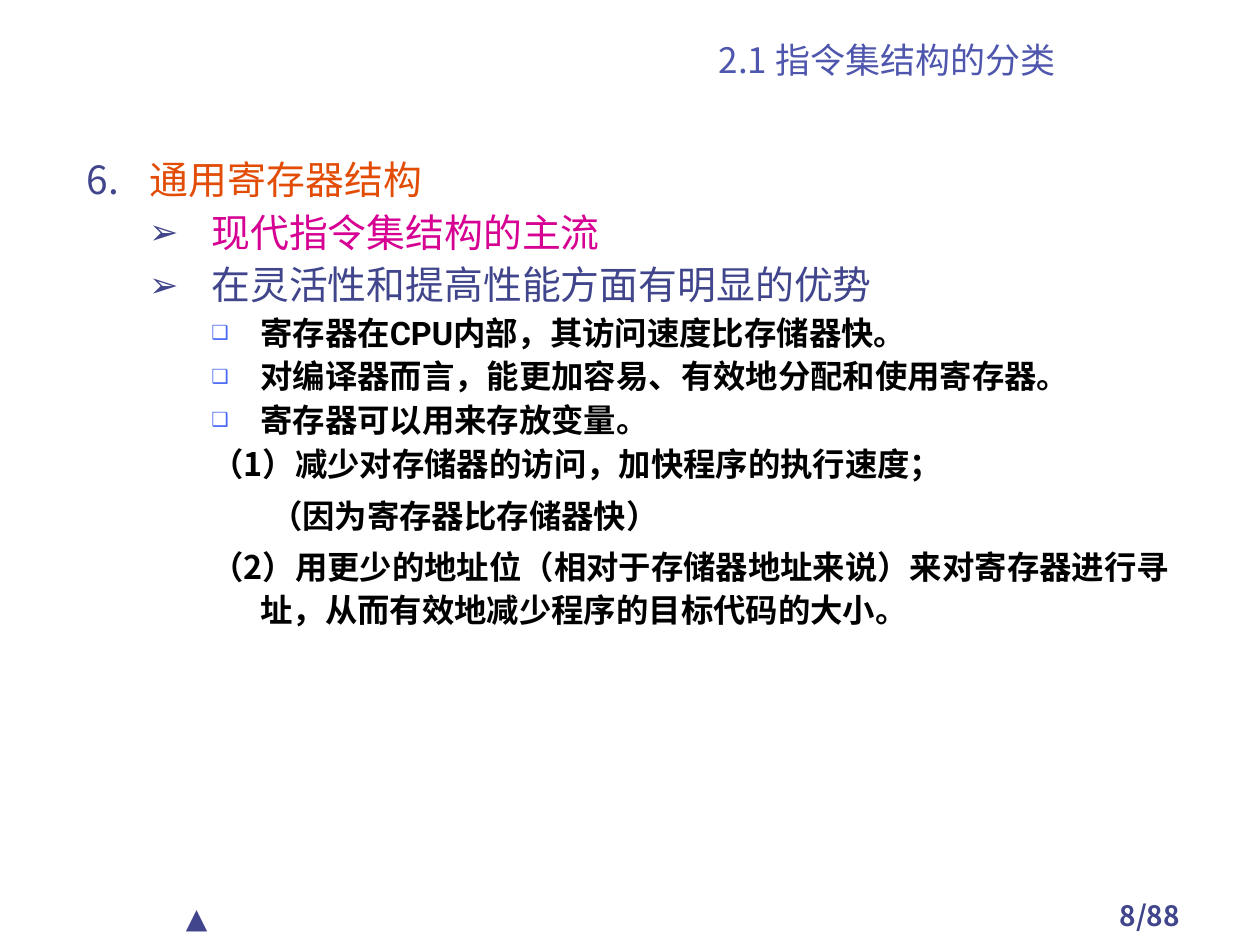
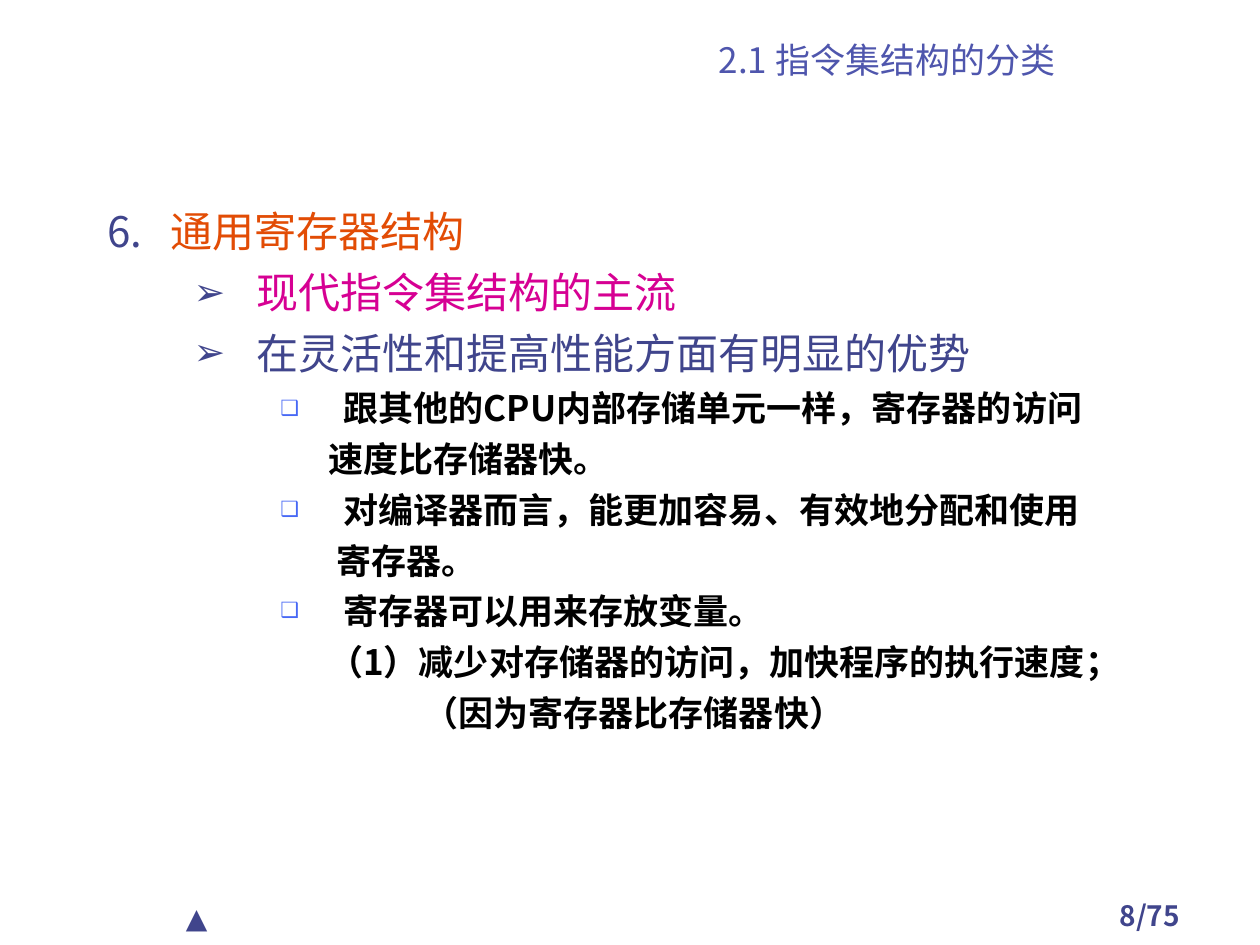
Before and after one commit to TangciuYueng/CA, a slide deck: slide 8 of 第2章 计算机指令集结构.ppt. Drawn at 1260x945 pixels with LibreOffice and Linux fonts; fonts in the diff are those of the drawing; background and template pictures are left out. Boxes give left, top, right and bottom in pixels: in the first picture for what was removed or moved away, otherwise in the second. Text is boxed around its words. In the diff, an @@ line names an element or a change of style, - is before the commit and + after.

```diff
--- a/第2章 计算机指令集结构.ppt
+++ b/第2章 计算机指令集结构.ppt
@@ text "通用寄存器结构": place and size @@
-text "通用寄存器结构" at bbox=[150, 161, 1168, 627]
+text "通用寄存器结构" at bbox=[170, 211, 1120, 730]
@@ text at bbox=[170, 211, 1120, 730]: size 22.2 to 24 pt in "通用寄存器结构", "现代指令集结构的主流", "在灵活性和提高性能方面有明显的优势"; size 18.5 to 20 pt in "寄存器可以用来存放变量。", "（1）减少对存储器的访问，加快程序的执行速度；", "（因为寄存器比存储器快）"; line spacing 0.9 to 1; indent changed; line spacing 1.1 to 1 @@
@@ text at bbox=[328, 391, 1082, 577]: text changed; size 18.5 to 20 pt @@
-    ❑ 寄存器在CPU内部，其访问速度比存储器快。
-    ❑ 对编译器而言，能更加容易、有效地分配和使用寄存器。
+    ❑ 跟其他的CPU内部存储单元一样，寄存器的访问
+    速度比存储器快。
+    ❑ 对编译器而言，能更加容易、有效地分配和使用
+    寄存器。
@@ text at bbox=[211, 551, 1168, 627]: paragraph removed @@
-    （2）用更少的地址位（相对于存储器地址来说）来对寄存器进行寻址，从而有效地减少程序的目标代码的大小。
@@ page number at bbox=[1120, 903, 1180, 931]: text changed @@
-8/88
+8/75
```
Also in this commit, not shown: 47 other slides changed, 1 slide added, 13 slides removed, 17 other files.
